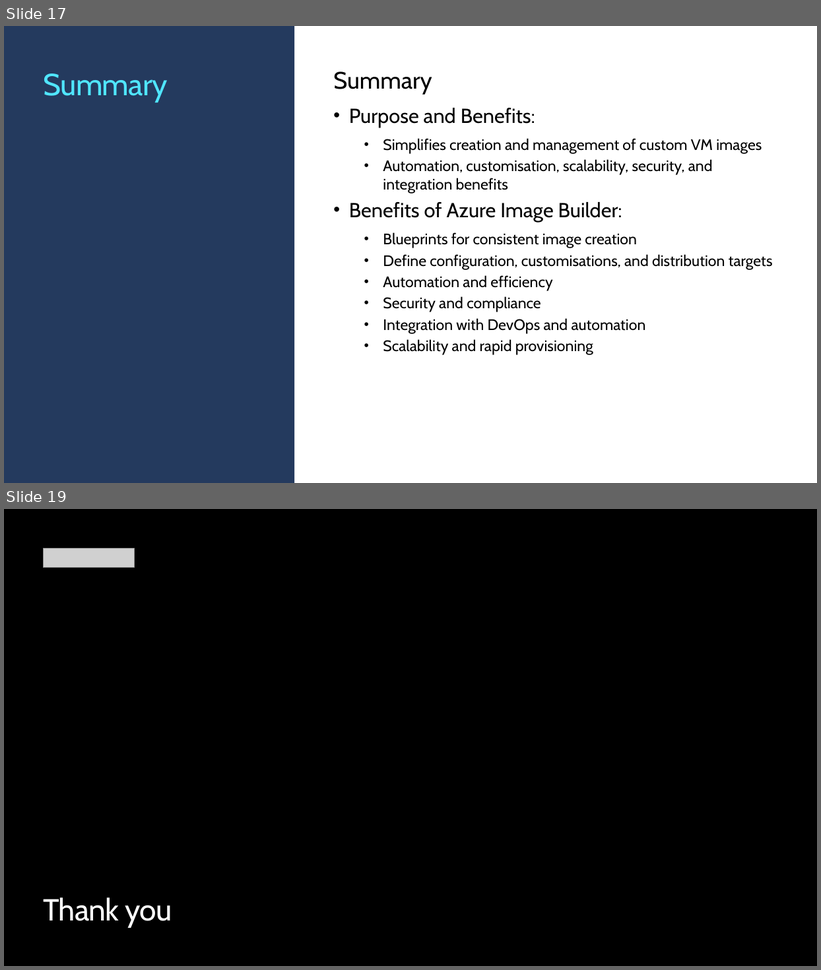
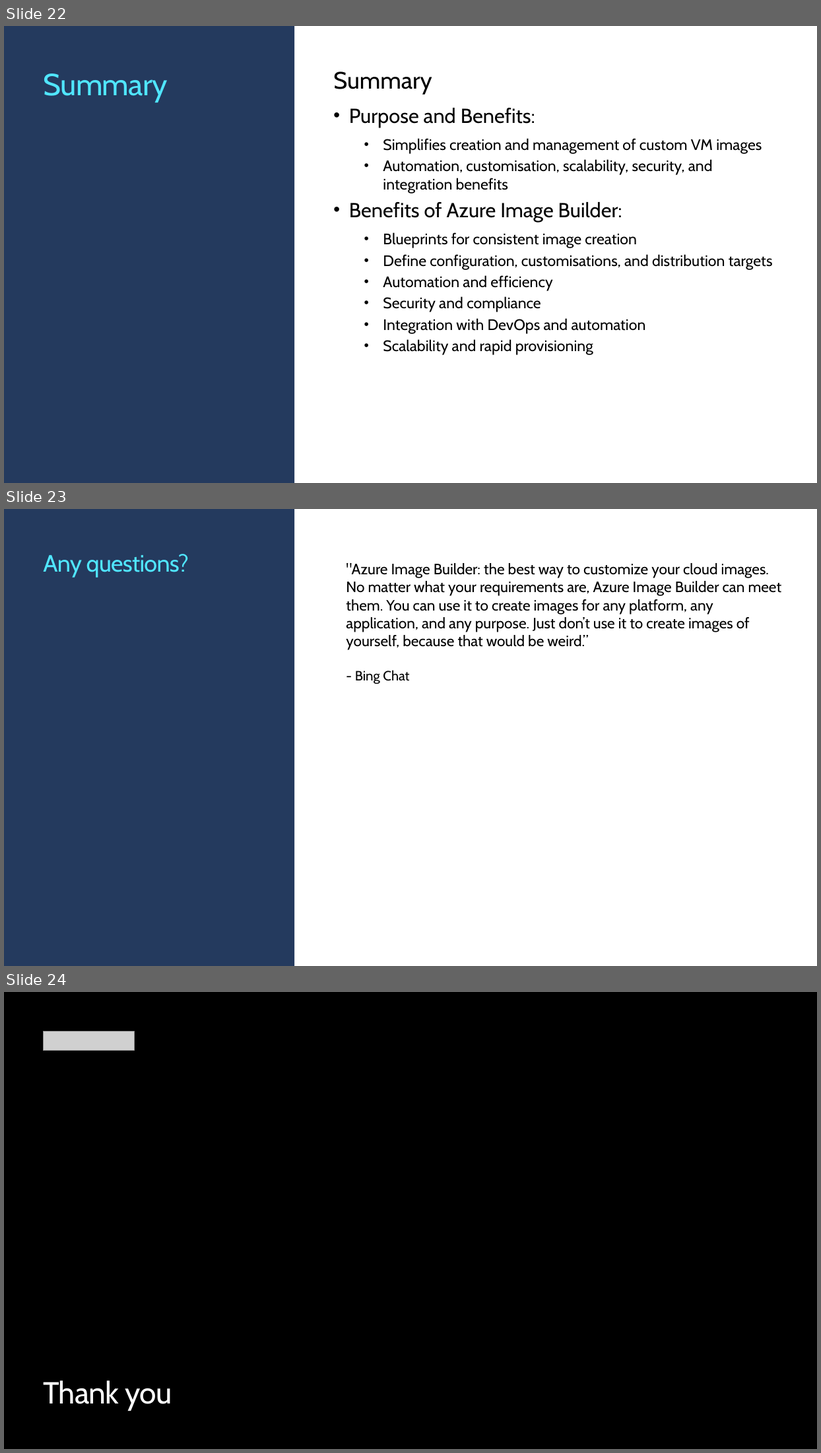
Before and after one commit to mikerossms/imagebuilderdemo, a slide deck: Presentation/ImageBuilder-longer.pptx. Shown one above the other, each under a label of ours: slides 17 and 19 before the commit, slides 22, 23 and 24 after it; the slides between them are not shown. The pictures are 821x970 and 821x1453 pixels, drawn with LibreOffice and Linux fonts; fonts in the diff are those of the drawing; grey boxes stand for pictures; background and template pictures are left out. Boxes give left, top, right and bottom in pixels: in the first picture for what was removed or moved away, otherwise in the second. Text is boxed around its words. In the diff, an @@ line names an element or a change of style, - is before the commit and + after.

Commit message:
Updated presentation

```diff
--- a/Presentation/ImageBuilder-longer.pptx
+++ b/Presentation/ImageBuilder-longer.pptx
@@ slide 23 added at (4,509,817,966), background #FFFFFF; not listed: 1 template element that a slide beside it also shows @@
@@ title added at (43,554,189,577), 28 pt, text #50E6FF @@
+Any questions?
@@ text added at (346,563,782,684), 17.6 pt, text #000000 @@
+"Azure Image Builder: the best way to customize your cloud images. No matter what your requirements are, Azure Image Builder can meet them. You can use it to create images for any platform, any application, and any purpose. Just don’t use it to create images of yourself, because that would be weird.”
+- Bing Chat
@@ what was slide 17 is now slide 22 @@
@@ what was slide 19 is now slide 24 @@
```
Also in this commit, not shown: 4 other slides added.
